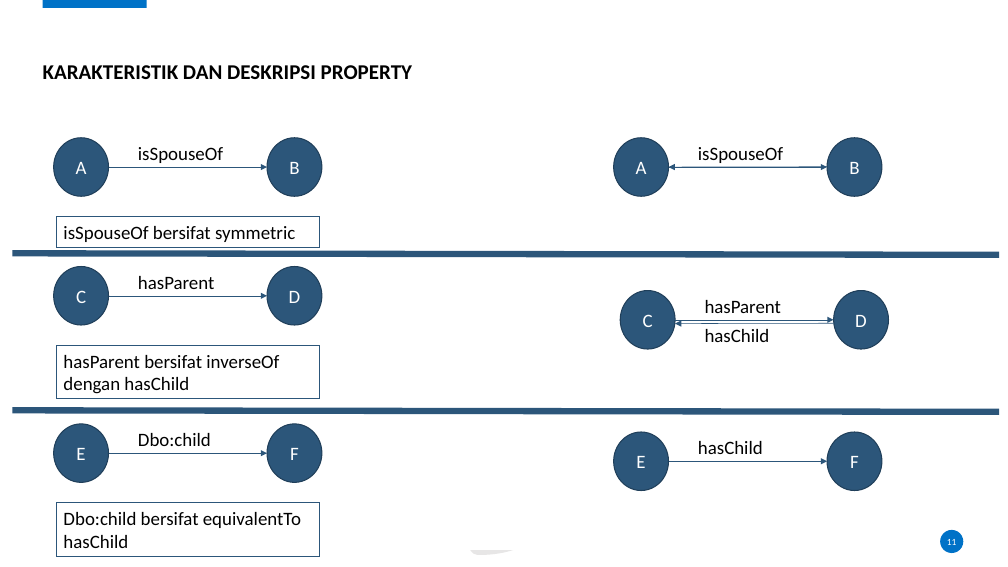
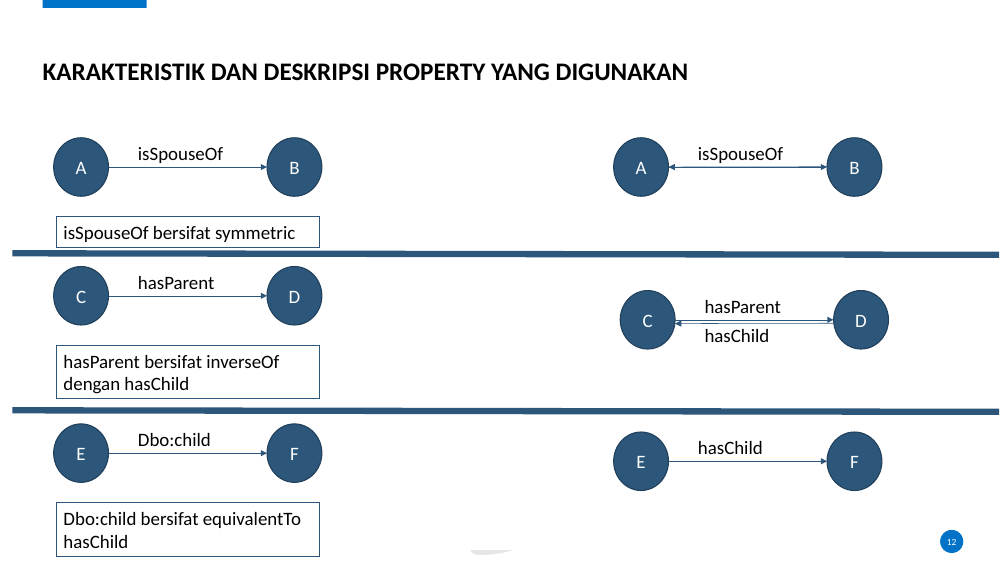
Before and after one commit to karyoutomoo/The-Tree-of-Heroes, a slide deck: slide 12 of 05111540000007-Faiq-Presentasi.pptx (slide 11 before the commit). Drawn at 1008x567 pixels with LibreOffice and Linux fonts; fonts in the diff are those of the drawing; background and template pictures are left out. Boxes give left, top, right and bottom in pixels: in the first picture for what was removed or moved away, otherwise in the second. Text is boxed around its words. In the diff, an @@ line names an element or a change of style, - is before the commit and + after.

```diff
--- a/05111540000007-Faiq-Presentasi.pptx
+++ b/05111540000007-Faiq-Presentasi.pptx
@@ title at bbox=[43, 63, 689, 81]: text changed; size 20 to 24 pt @@
-KARAKTERISTIK DAN DESKRIPSI PROPERTY
+KARAKTERISTIK DAN DESKRIPSI PROPERTY YANG DIGUNAKAN
```
Also in this commit, not shown: 5 other slides changed, 5 other files.
